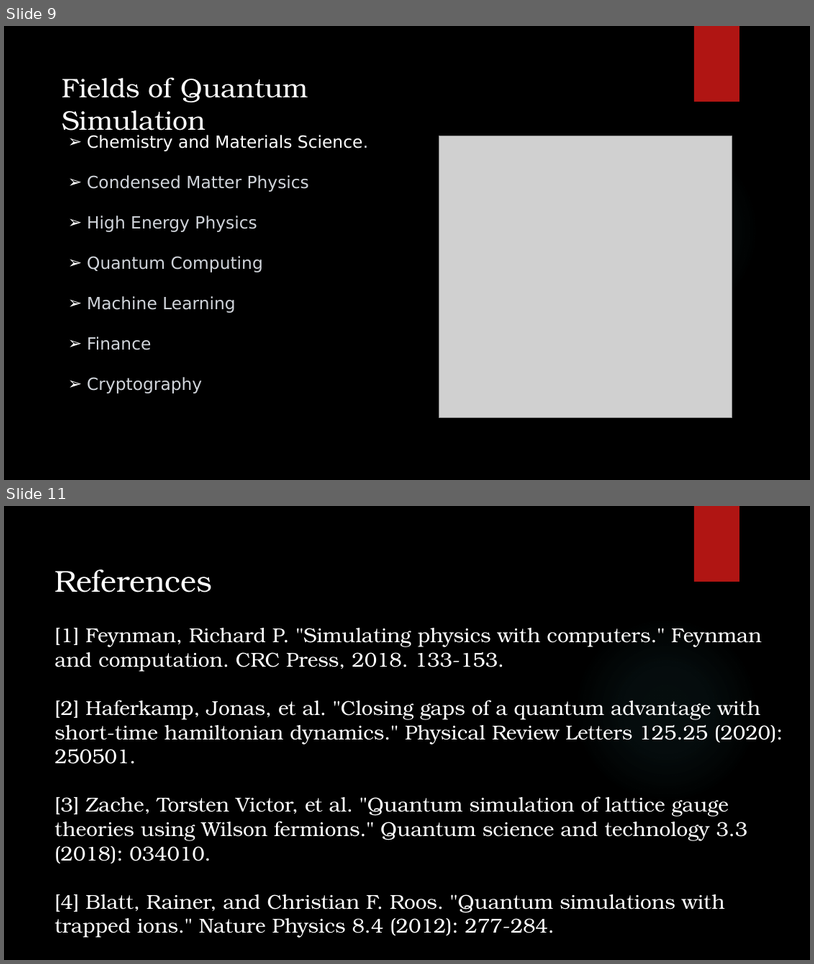
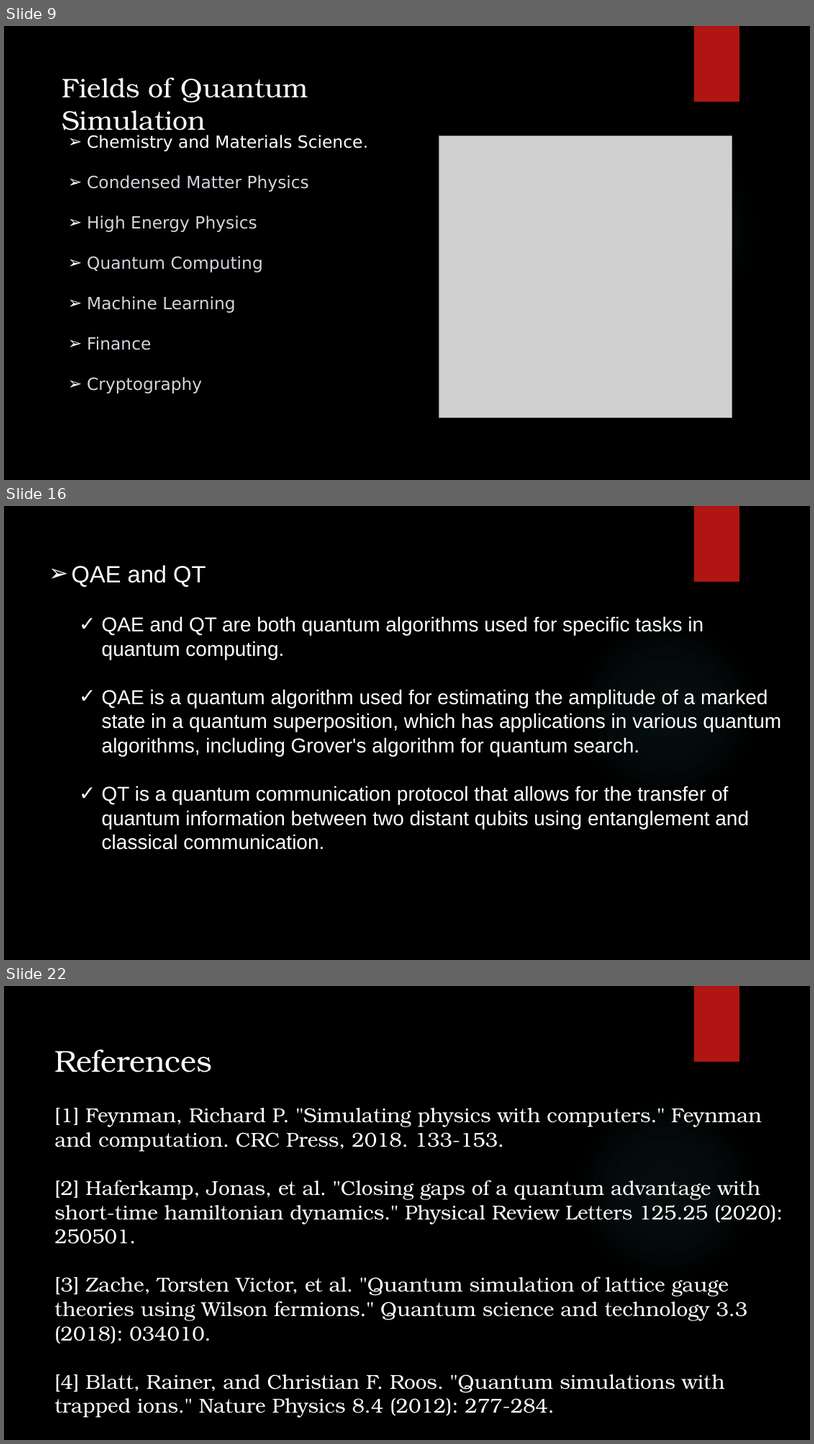
Before and after one commit to akash-rajak/Quantum-Simulation, a slide deck: Final PPT.pptx. Shown one above the other, each under a label of ours: slides 9 and 11 before the commit, slides 9, 16 and 22 after it; the slides between them are not shown. The pictures are 814x964 and 814x1444 pixels, drawn with LibreOffice and Linux fonts; fonts in the diff are those of the drawing; grey boxes stand for pictures; background and template pictures are left out. Boxes give left, top, right and bottom in pixels: in the first picture for what was removed or moved away, otherwise in the second. Text is boxed around its words. In the diff, an @@ line names an element or a change of style, - is before the commit and + after.

```diff
--- a/Final PPT.pptx
+++ b/Final PPT.pptx
@@ slide 16 added at (x1=4, y1=506, x2=810, y2=960), background picture (left out); not listed: 2 template elements that a slide beside it also shows @@
@@ text added at (x1=72, y1=565, x2=782, y2=849), 24 pt, text #FFFFFF @@
+➢ QAE and QT
+  ✓ QAE and QT are both quantum algorithms used for specific tasks in quantum computing.
+  ✓ QAE is a quantum algorithm used for estimating the amplitude of a marked state in a quantum superposition, which has applications in various quantum algorithms, including Grover's algorithm for quantum search.
+  ✓ QT is a quantum communication protocol that allows for the transfer of quantum information between two distant qubits using entanglement and classical communication.
@@ what was slide 11 is now slide 22 @@
```
Also in this commit, not shown: 10 other slides added, 10 other files.
